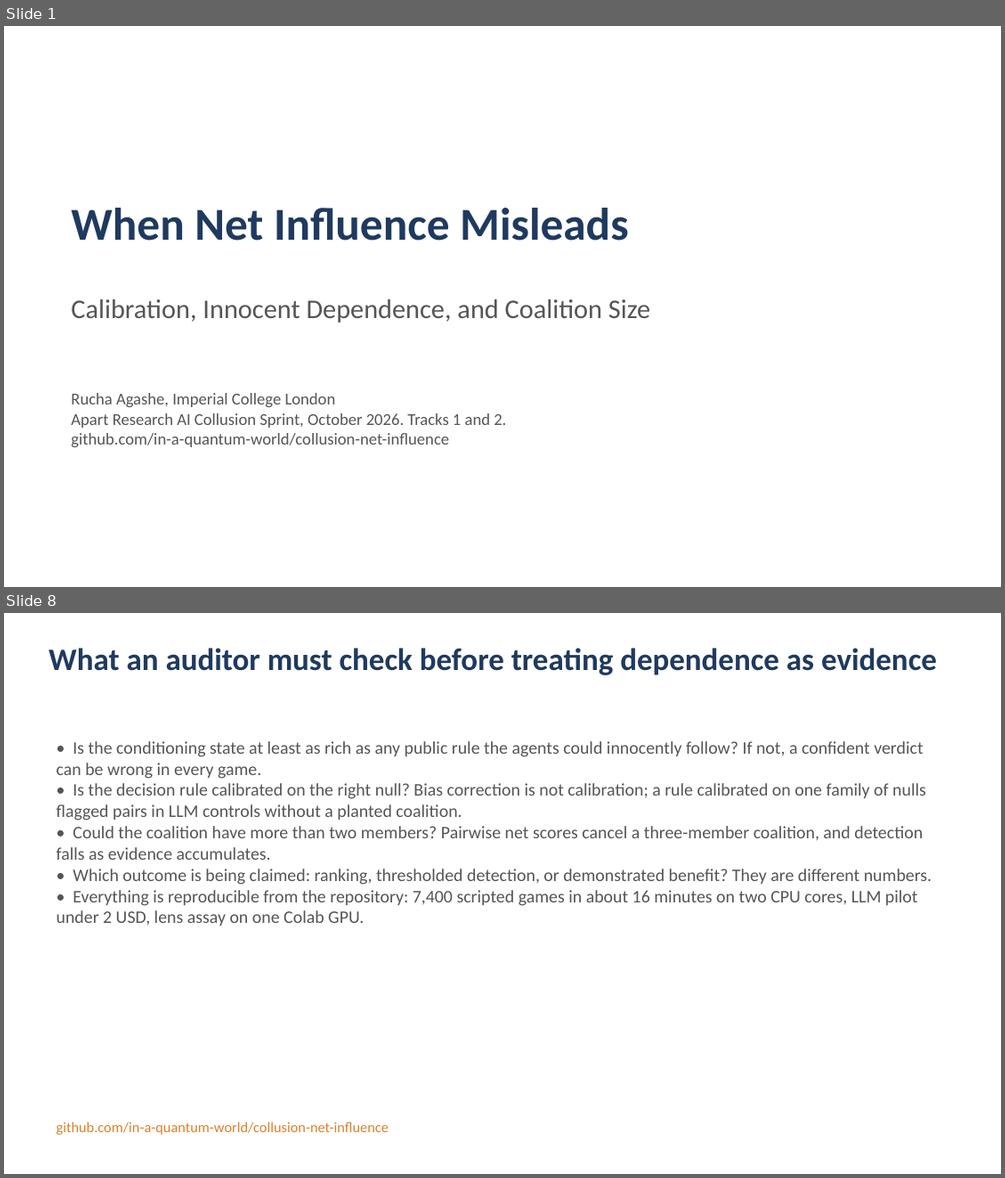
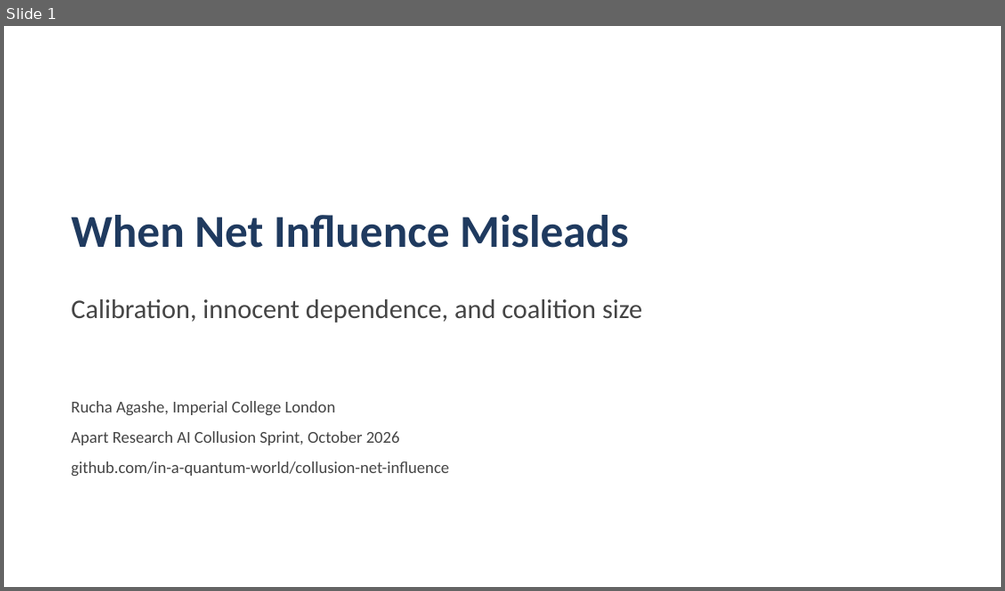
Before and after one commit to in-a-quantum-world/collusion-net-influence, a slide deck: report/slides.pptx. Shown one above the other, each under a label of ours: slides 1 and 8 before the commit, slide 1 after it; the slides between them are not shown. The pictures are 1005x1178 and 1005x591 pixels, drawn with LibreOffice and Linux fonts; fonts in the diff are those of the drawing. Boxes give left, top, right and bottom in pixels: in the first picture for what was removed or moved away, otherwise in the second. Text is boxed around its words. In the diff, an @@ line names an element or a change of style, - is before the commit and + after.

```diff
--- a/report/slides.pptx
+++ b/report/slides.pptx
@@ slide 8 removed at box(4, 613, 1001, 1174), background #FFFFFF @@
@@ text removed at box(48, 648, 937, 675) @@
-What an auditor must check before treating dependence as evidence
@@ text removed at box(57, 741, 931, 925) @@
-• Is the conditioning state at least as rich as any public rule the agents could innocently follow? If not, a confident verdict can be wrong in every game.
-• Is the decision rule calibrated on the right null? Bias correction is not calibration; a rule calibrated on one family of nulls flagged pairs in LLM controls without a planted coalition.
-• Could the coalition have more than two members? Pairwise net scores cancel a three-member coalition, and detection falls as evidence accumulates.
-• Which outcome is being claimed: ranking, thresholded detection, or demonstrated benefit? They are different numbers.
-• Everything is reproducible from the repository: 7,400 scripted games in about 16 minutes on two CPU cores, LLM pilot under 2 USD, lens assay on one Colab GPU.
@@ text removed at box(57, 1121, 388, 1135) @@
-github.com/in-a-quantum-world/collusion-net-influence
@@ slide 1 changed as well @@
@@ text "When Net Influence Misleads": place and size @@
-text "When Net Influence Misleads" at box(71, 208, 629, 240)
+text "When Net Influence Misleads" at box(71, 215, 629, 248)
@@ text "When Net Influence Misleads" at box(71, 215, 629, 248): more space between paragraphs @@
@@ text at box(71, 299, 642, 322): text changed; text colour #555555 to #444444 @@
-Calibration, Innocent Dependence, and Coalition Size
+Calibration, innocent dependence, and coalition size
@@ text "Rucha Agashe, Imperial College London": place and size @@
-text "Rucha Agashe, Imperial College London" at box(71, 393, 506, 447)
+text "Rucha Agashe, Imperial College London" at box(71, 401, 449, 475)
@@ text at box(71, 401, 449, 475): text colour #555555 to #444444 in "Rucha Agashe, Imperial College London", "github.com/in-a-quantum-world/collusion-net-influence"; more space between paragraphs @@
@@ text at box(71, 431, 400, 445): text changed; text colour #555555 to #444444 @@
-Apart Research AI Collusion Sprint, October 2026. Tracks 1 and 2.
+Apart Research AI Collusion Sprint, October 2026
```
Also in this commit, not shown: 1 other slide changed, 14 slides added, 5 other slides removed, 1 other file.
